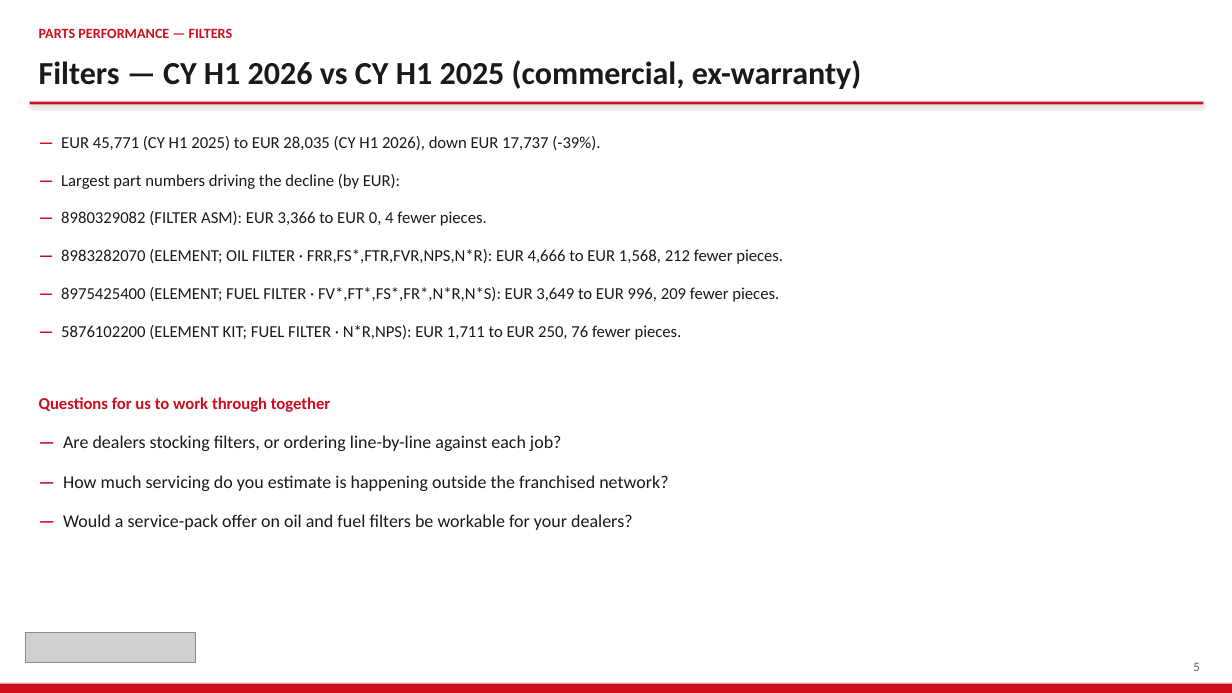
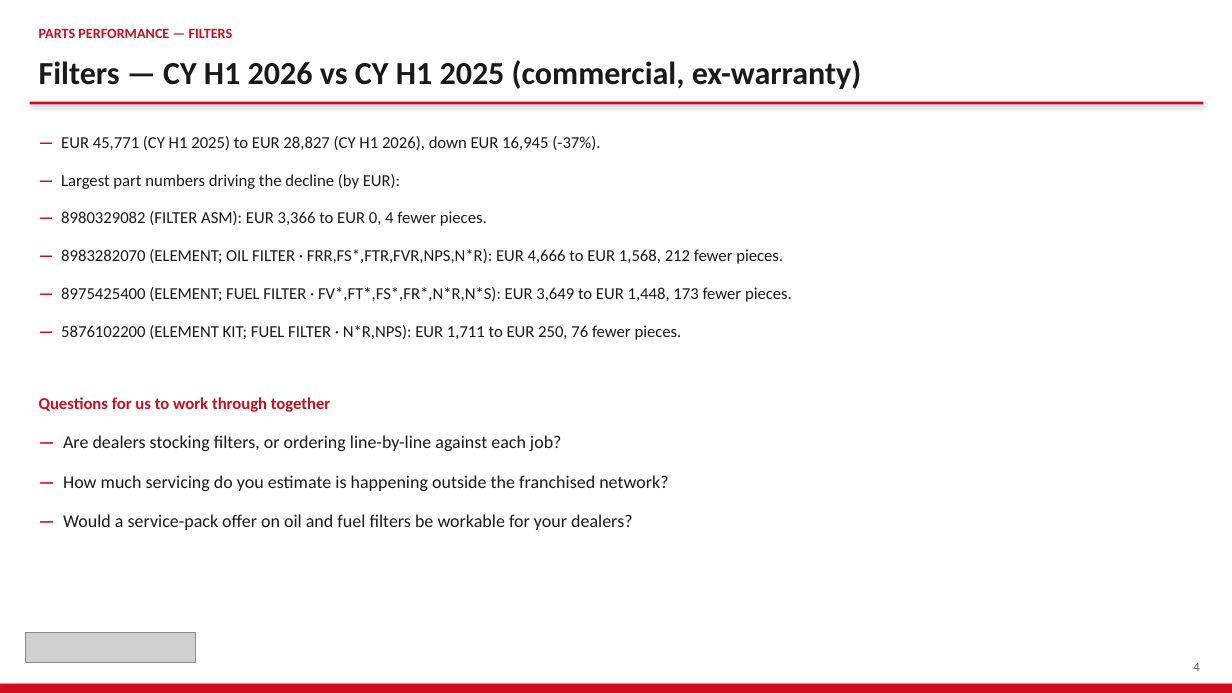
Before and after one commit to jeromio1987/ISZE, a slide deck: slide 4 of 09_meetings/IRELAND_Sales_Review_2026/ISZE_IRELAND_Sales_Review_FY2027.pptx (slide 5 before the commit). Drawn at 1232x693 pixels with LibreOffice and Linux fonts; fonts in the diff are those of the drawing; grey boxes stand for pictures. Boxes give left, top, right and bottom in pixels: in the first picture for what was removed or moved away, otherwise in the second. Text is boxed around its words. In the diff, an @@ line names an element or a change of style, - is before the commit and + after.

```diff
--- a/09_meetings/IRELAND_Sales_Review_2026/ISZE_IRELAND_Sales_Review_FY2027.pptx
+++ b/09_meetings/IRELAND_Sales_Review_2026/ISZE_IRELAND_Sales_Review_FY2027.pptx
@@ text at (61, 136, 600, 150): text changed @@
-— EUR 45,771 (CY H1 2025) to EUR 28,035 (CY H1 2026), down EUR 17,737 (-39%).
+— EUR 45,771 (CY H1 2025) to EUR 28,827 (CY H1 2026), down EUR 16,945 (-37%).
@@ text at (61, 287, 792, 302): text changed @@
-— 8975425400 (ELEMENT; FUEL FILTER · FV*,FT*,FS*,FR*,N*R,N*S): EUR 3,649 to EUR 996, 209 fewer pieces.
+— 8975425400 (ELEMENT; FUEL FILTER · FV*,FT*,FS*,FR*,N*R,N*S): EUR 3,649 to EUR 1,448, 173 fewer pieces.
@@ text at (1193, 663, 1199, 671): text changed @@
-5
+4
```
Also in this commit, not shown: 25 other slides changed, 1 slide added, 4 slides removed, 15 other files.
